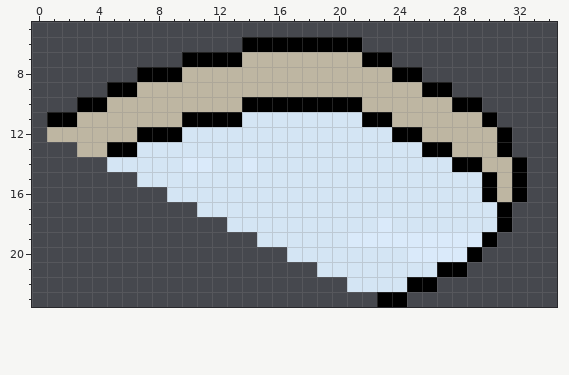
Two states of a pixel-art sprite, artwork/sprites/paper/flat_48x24/water/water_04.png. The picture above is the old version.
The file is 48x24 pixels. Colours within 5 levels of each other are drawn and written as one. Shown: x 0..34, y 5..23.
New version:
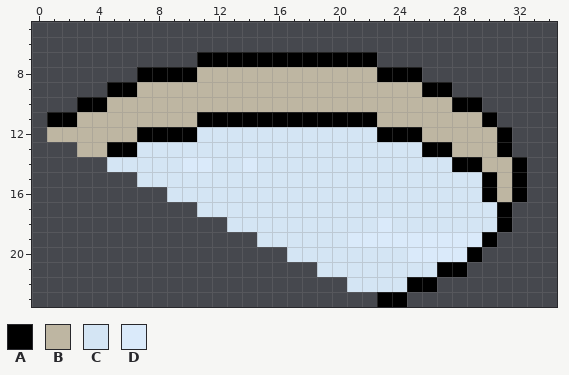
Palette (. is transparent): A #000000  B #beb6a2  C #d4e5f4  D #daeafa
Edits made:
@@ x 8..25 @@
  5 ..................
- 6 ......AAAAAAAA....
- 7 ..AAAABBBBBBBBAA..
- 8 AABBBBBBBBBBBBBBAA
+ 6 ..................
+ 7 ...AAAAAAAAAAAA...
+ 8 AAABBBBBBBBBBBBAAA
  9 BBBBBBBBBBBBBBBBBB
-10 BBBBBBAAAAAAAABBBB
-11 BBAAAACCCCCCCCAABB
-12 AACCCCCCCCCCCCCCAA
+10 BBBBBBBBBBBBBBBBBB
+11 BBBAAAAAAAAAAAABBB
+12 AAACCCCCCCCCCCCAAA
 13 CCCCCCCCCCCCCCCCCC
Changed places in both pictures, as pixel boxes (x1, y1, x2, y2):
changed: (182, 37, 392, 142)
